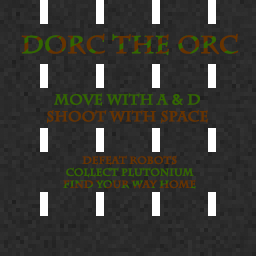
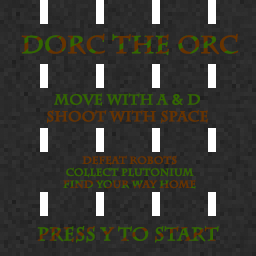
The second 256x256 image is a revision of the first. Changes to its layers:
added layer "Layer 4" above "Press y to start" over 37, 226, 219, 243
added layer "Press y to start" above "Layer 3" over 37, 226, 219, 243
